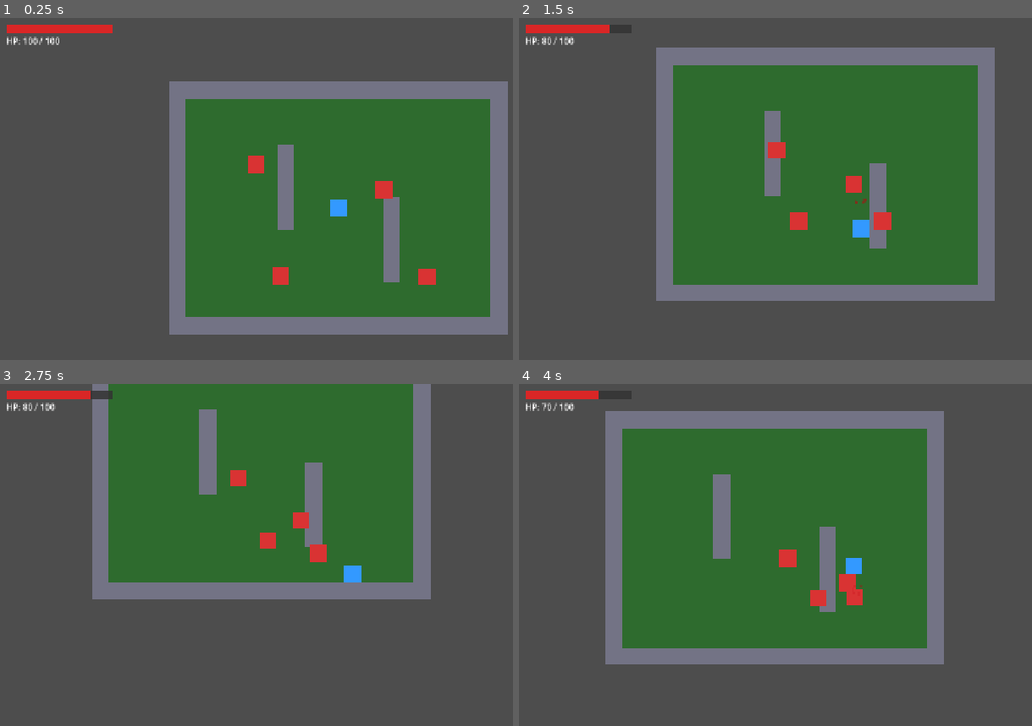
Above: before the commit, frames 1-4 (two rows, left to right).
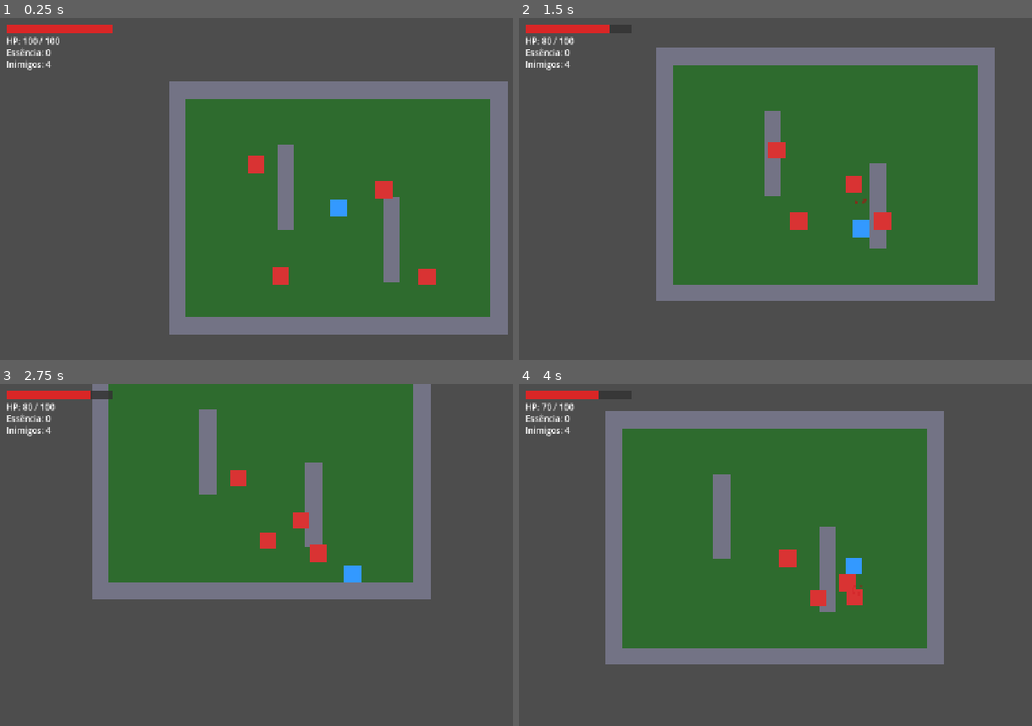
Above: after the commit, the same moments.

Repository: dockhorn12/Ashborn-jogo
Game: Godot game, scene res://ashborn/scenes/world/World.tscn
Same seed, same stepped clock (60 frames per second), same inputs: the game is played once before the commit and once after it.
Inputs:
- Up to frame 1 (0.25 s): no input
- Up to frame 2 (1.5 s): hold Right (ui_right) 0.53-1.28 s; hold F (attack) 0.53-1.28 s; hold Down (ui_down) from 1.28 s (still down); tap F (attack) at 1.35 s
- Up to frame 3 (2.75 s): release Down (ui_down) at 2.03 s; hold Right (ui_right) from 2.03 s (still down); hold F (attack) from 2.03 s (still down)
- Up to frame 4 (4 s): release Right (ui_right) at 2.78 s; release F (attack) at 2.78 s; hold Up (ui_up) 2.78-3.53 s; tap F (attack) at 2.85 s; hold Left (ui_left) from 3.53 s (still down); hold F (attack) from 3.53 s (still down)

The runs differ from the first frame. In frame 1, 0.2% of the frame differs, in the area x 1-11%, y 8-16%; in frame 2, 0.2%; in frame 3, 0.2%; in frame 4, 0.2%.

Commit message:
feat: contador de essência, respawn de inimigos e HUD atualizado
Co-Authored-By: Claude Sonnet 4.6 <noreply@anthropic.com>

Diff:
--- a/ashborn/scenes/hud/HUD.tscn
+++ b/ashborn/scenes/hud/HUD.tscn
@@ -27,3 +27,17 @@
 offset_right = 212.0
 offset_bottom = 52.0
 text = "HP: 100 / 100"
+
+[node name="LabelEssencia" type="Label" parent="Control"]
+offset_left = 12.0
+offset_top = 54.0
+offset_right = 212.0
+offset_bottom = 74.0
+text = "Essência: 0"
+
+[node name="LabelInimigos" type="Label" parent="Control"]
+offset_left = 12.0
+offset_top = 76.0
+offset_right = 212.0
+offset_bottom = 96.0
+text = "Inimigos: 4"
--- a/ashborn/scenes/world/World.tscn
+++ b/ashborn/scenes/world/World.tscn
@@ -122,12 +122,16 @@
 
 [node name="Enemy" parent="." unique_id=1454674308 instance=ExtResource("2_world")]
 position = Vector2(420, 200)
+groups = ["enemies"]
 
 [node name="Enemy2" parent="." instance=ExtResource("2_world")]
 position = Vector2(150, 150)
+groups = ["enemies"]
 
 [node name="Enemy3" parent="." instance=ExtResource("2_world")]
 position = Vector2(500, 380)
+groups = ["enemies"]
 
 [node name="Enemy4" parent="." instance=ExtResource("2_world")]
 position = Vector2(200, 380)
+groups = ["enemies"]
--- a/ashborn/scripts/enemies/Enemy.gd
+++ b/ashborn/scripts/enemies/Enemy.gd
@@ -1,4 +1,7 @@
 extends CharacterBody2D
+
+# Emitido antes de morrer — a World escuta para atualizar o contador
+signal morreu
 
 # Cena da essência que será dropada ao morrer
 const ESSENCIA_CENA := preload("res://ashborn/scenes/pickups/Essence.tscn")
@@ -29,6 +32,8 @@
 
 func _ready() -> void:
 	current_hp = max_hp
+	# Garante que está no grupo para a World conseguir encontrá-lo
+	add_to_group("enemies")
 	# Busca o player na cena pelo grupo "player"
 	_player = get_tree().get_first_node_in_group("player")
 
@@ -60,6 +65,7 @@
 
 func _morrer() -> void:
 	print(enemy_name + " morreu!")
+	morreu.emit()
 	_dropar_essencia()
 	queue_free()
 
--- a/ashborn/scripts/hud/HUD.gd
+++ b/ashborn/scripts/hud/HUD.gd
@@ -1,14 +1,28 @@
 extends CanvasLayer
 
 # Referências aos nós visuais
-@onready var barra_fill: ColorRect = $Control/BarraHP/Fill
-@onready var label_hp: Label = $Control/LabelHP
+@onready var barra_fill: ColorRect    = $Control/BarraHP/Fill
+@onready var label_hp: Label          = $Control/LabelHP
+@onready var label_essencia: Label    = $Control/LabelEssencia
+@onready var label_inimigos: Label    = $Control/LabelInimigos
 
 # Largura máxima da barra (em pixels)
 const LARGURA_MAX: float = 200.0
 
-# Atualiza a barra com os valores atuais de HP
+# Atualiza a barra e o texto de HP
 func atualizar_hp(atual: int, maximo: int) -> void:
 	var proporcao := float(atual) / float(maximo)
 	barra_fill.size.x = LARGURA_MAX * proporcao
 	label_hp.text = "HP: %d / %d" % [atual, maximo]
+
+# Atualiza o total de essência coletada
+func atualizar_essencia(total: int) -> void:
+	label_essencia.text = "Essência: %d" % total
+
+# Atualiza o contador de inimigos vivos
+func atualizar_inimigos(quantidade: int) -> void:
+	label_inimigos.text = "Inimigos: %d" % quantidade
+
+# Exibe mensagem temporária de sala limpa
+func mostrar_sala_limpa() -> void:
+	label_inimigos.text = "Sala limpa!"
--- a/ashborn/scripts/pickups/Essence.gd
+++ b/ashborn/scripts/pickups/Essence.gd
@@ -11,9 +11,9 @@
 
 func _on_body_entered(body: Node2D) -> void:
 	# Só coleta se for o player
-	if not body.has_method("receber_dano_contato"):
+	if not body.has_method("coletar_essencia"):
 		return
-	print("Essência coletada!")
+	body.coletar_essencia()
 	_animar_coleta()
 
 func _animar_surgimento() -> void:
--- a/ashborn/scripts/player/Player.gd
+++ b/ashborn/scripts/player/Player.gd
@@ -3,10 +3,16 @@
 # Emitido sempre que o HP muda — o HUD escuta este sinal
 signal hp_changed(atual: int, maximo: int)
 
+# Emitido ao coletar essência
+signal essencia_changed(total: int)
+
 # --- Stats do Kael ---
 var move_speed: float = 150.0
 var max_hp: int = 100
 var current_hp: int = 100
+
+# Total de essência coletada
+var essencia: int = 0
 
 # Dano causado por cada ataque
 const DANO_ATAQUE: int = 10
@@ -44,8 +50,9 @@
 	attack_hitbox.body_entered.connect(_on_hitbox_body_entered)
 	# Adiciona ao grupo para que inimigos possam encontrar o player
 	add_to_group("player")
-	# Emite o HP inicial para o HUD exibir corretamente desde o começo
+	# Emite valores iniciais para o HUD exibir corretamente desde o começo
 	hp_changed.emit(current_hp, max_hp)
+	essencia_changed.emit(essencia)
 
 func _physics_process(delta: float) -> void:
 	var _delta := delta
@@ -76,6 +83,11 @@
 	attack_hitbox.monitoring = true
 	await get_tree().create_timer(0.15).timeout
 	attack_hitbox.monitoring = false
+
+# Chamado pela Essence ao ser coletada
+func coletar_essencia() -> void:
+	essencia += 1
+	essencia_changed.emit(essencia)
 
 func _on_hitbox_body_entered(body: Node2D) -> void:
 	if body in _inimigos_atingidos:
--- a/ashborn/scripts/world/World.gd
+++ b/ashborn/scripts/world/World.gd
@@ -1,8 +1,53 @@
 extends Node2D
 
-# Conecta o sinal de HP do player ao HUD ao iniciar a cena
+# Cena do inimigo para respawn
+const ENEMY_CENA := preload("res://ashborn/scenes/enemies/Enemy.tscn")
+
+# Posições fixas onde os inimigos reaparecem
+const POSICOES_SPAWN := [
+	Vector2(420, 200),
+	Vector2(150, 150),
+	Vector2(500, 380),
+	Vector2(200, 380),
+]
+
 @onready var player: CharacterBody2D = $Player
 @onready var hud: CanvasLayer = $HUD
 
+# Quantos inimigos estão vivos na cena agora
+var _inimigos_vivos: int = 0
+
 func _ready() -> void:
+	# Conecta sinais do player ao HUD
 	player.hp_changed.connect(hud.atualizar_hp)
+	player.essencia_changed.connect(hud.atualizar_essencia)
+
+	# Registra os inimigos que já estão na cena
+	# (get_nodes_in_group é seguro aqui pois filhos rodam _ready() antes do pai)
+	for inimigo in get_tree().get_nodes_in_group("enemies"):
+		_registrar_inimigo(inimigo)
+
+# Conecta o sinal de morte de um inimigo e incrementa o contador
+func _registrar_inimigo(inimigo: Node) -> void:
+	_inimigos_vivos += 1
+	inimigo.morreu.connect(_on_inimigo_morreu)
+	hud.atualizar_inimigos(_inimigos_vivos)
+
+func _on_inimigo_morreu() -> void:
+	_inimigos_vivos -= 1
+	hud.atualizar_inimigos(_inimigos_vivos)
+
+	# Quando todos morrerem, aguarda 2s e respawna
+	if _inimigos_vivos <= 0:
+		hud.mostrar_sala_limpa()
+		await get_tree().create_timer(2.0).timeout
+		_respawnar_inimigos()
+
+func _respawnar_inimigos() -> void:
+	# Cria um inimigo em cada posição fixa e os registra
+	for pos in POSICOES_SPAWN:
+		var inimigo := ENEMY_CENA.instantiate()
+		inimigo.add_to_group("enemies")
+		add_child(inimigo)
+		inimigo.global_position = pos
+		_registrar_inimigo(inimigo)
